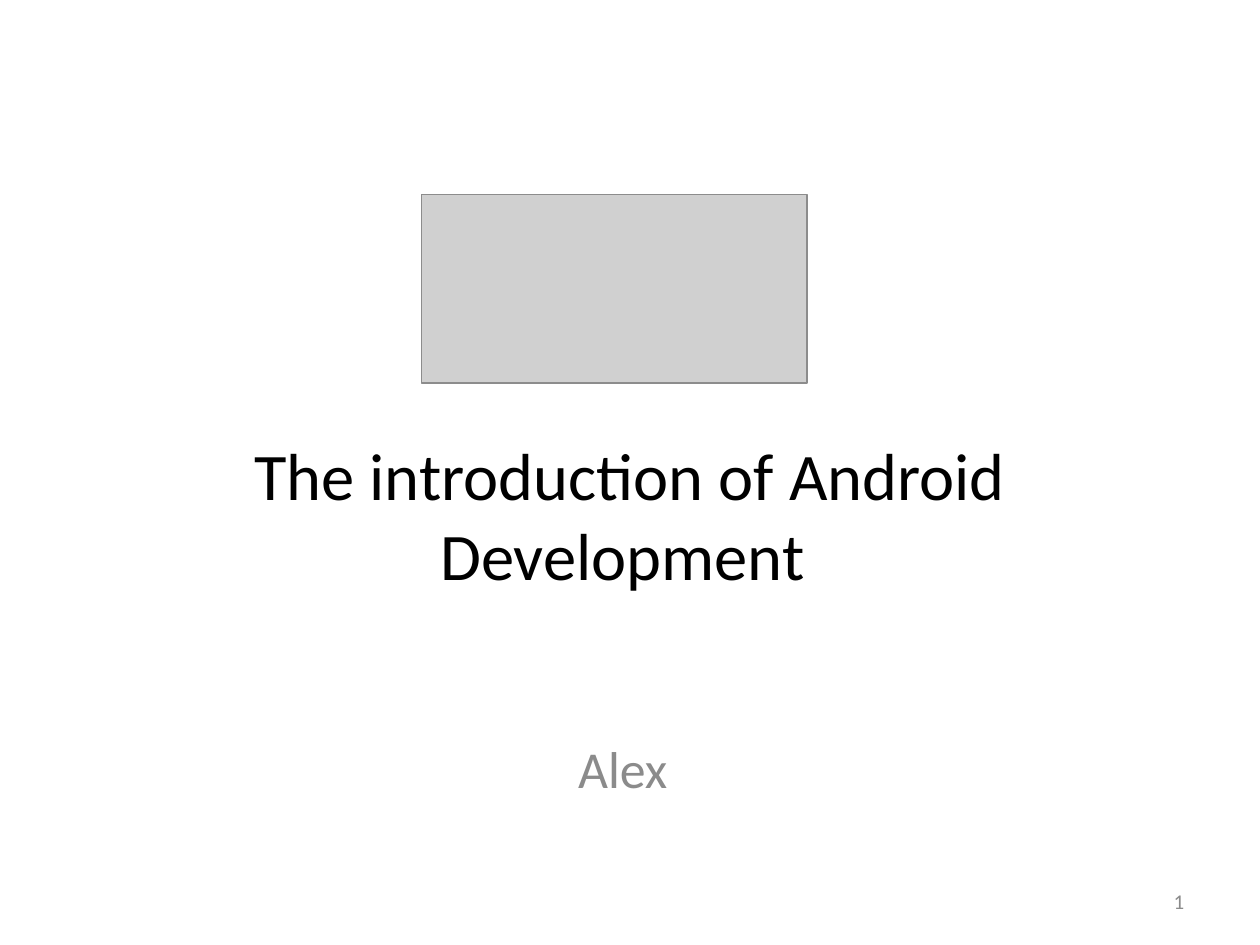
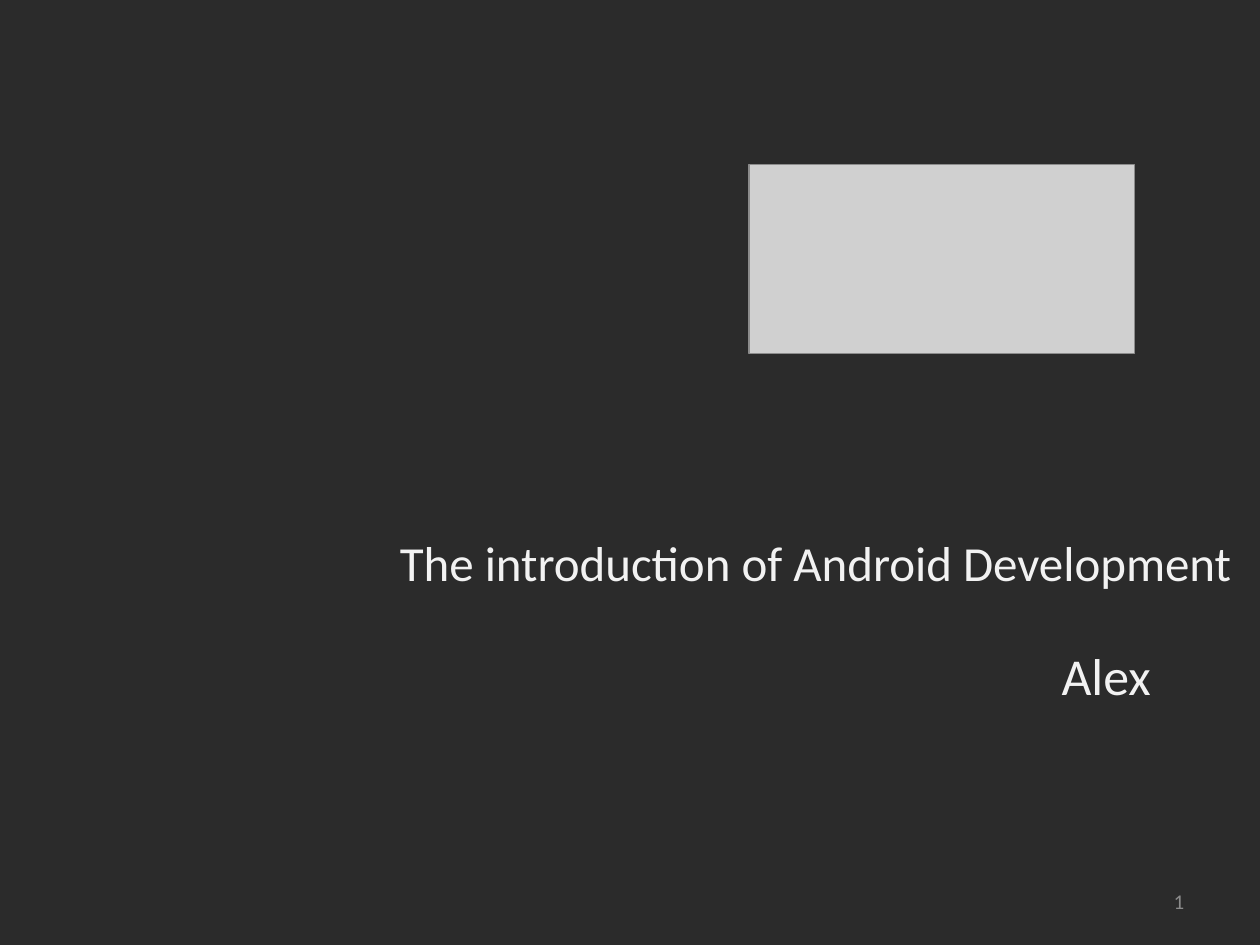
Before and after one commit to hs9021401/FIT_Android, a slide deck: slide 1 of The introduction of Android.pptx. Drawn at 1260x945 pixels with LibreOffice and Linux fonts; fonts in the diff are those of the drawing; grey boxes stand for pictures; background and template pictures are left out; a plain dark background stands for a picture behind light text. Boxes give left, top, right and bottom in pixels: in the first picture for what was removed or moved away, otherwise in the second. Text is boxed around its words. In the diff, an @@ line names an element or a change of style, - is before the commit and + after.

```diff
--- a/The introduction of Android.pptx
+++ b/The introduction of Android.pptx
@@ background #FFFFFF to picture (left out) @@
@@ picture: place and size @@
-picture at <box>422,195,808,384</box>
+picture at <box>748,165,1134,354</box>
@@ title "The introduction of Android Development": place and size @@
-title "The introduction of Android Development" at <box>254,453,1005,591</box>
+title "The introduction of Android Development" at <box>400,547,1231,589</box>
@@ title "The introduction of Android Development" at <box>400,547,1231,589</box>: size 38 to 28 pt, text colour #000000 to #F2F2F2 @@
@@ subtitle "Alex": place and size @@
-subtitle "Alex" at <box>578,752,667,788</box>
+subtitle "Alex" at <box>1062,659,1151,696</box>
@@ subtitle "Alex" at <box>1062,659,1151,696</box>: text colour #8C8C8C to #F2F2F2 @@
```
Also in this commit, not shown: 16 other slides changed, 3 slides added, 2 other files.
